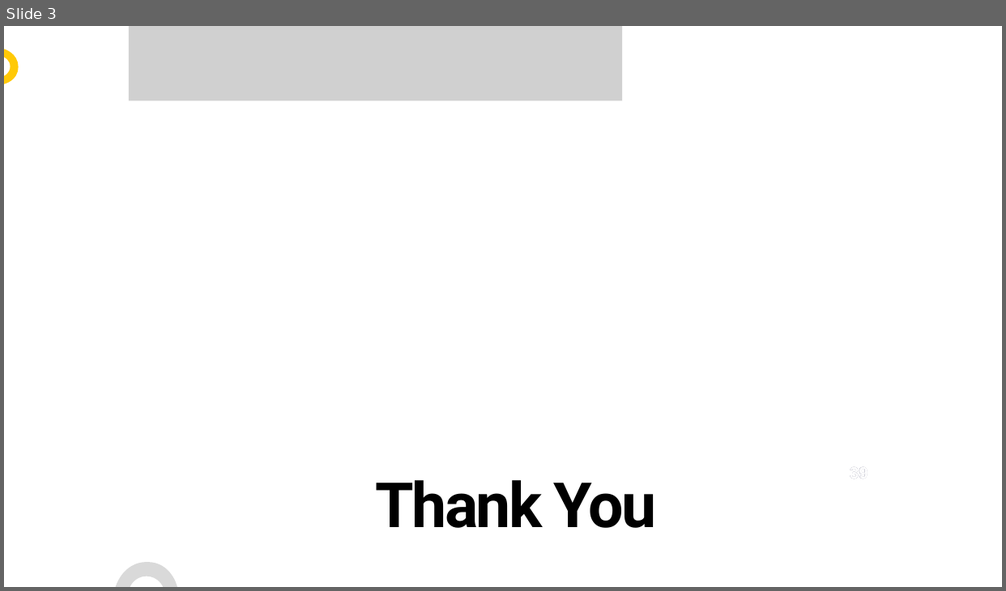
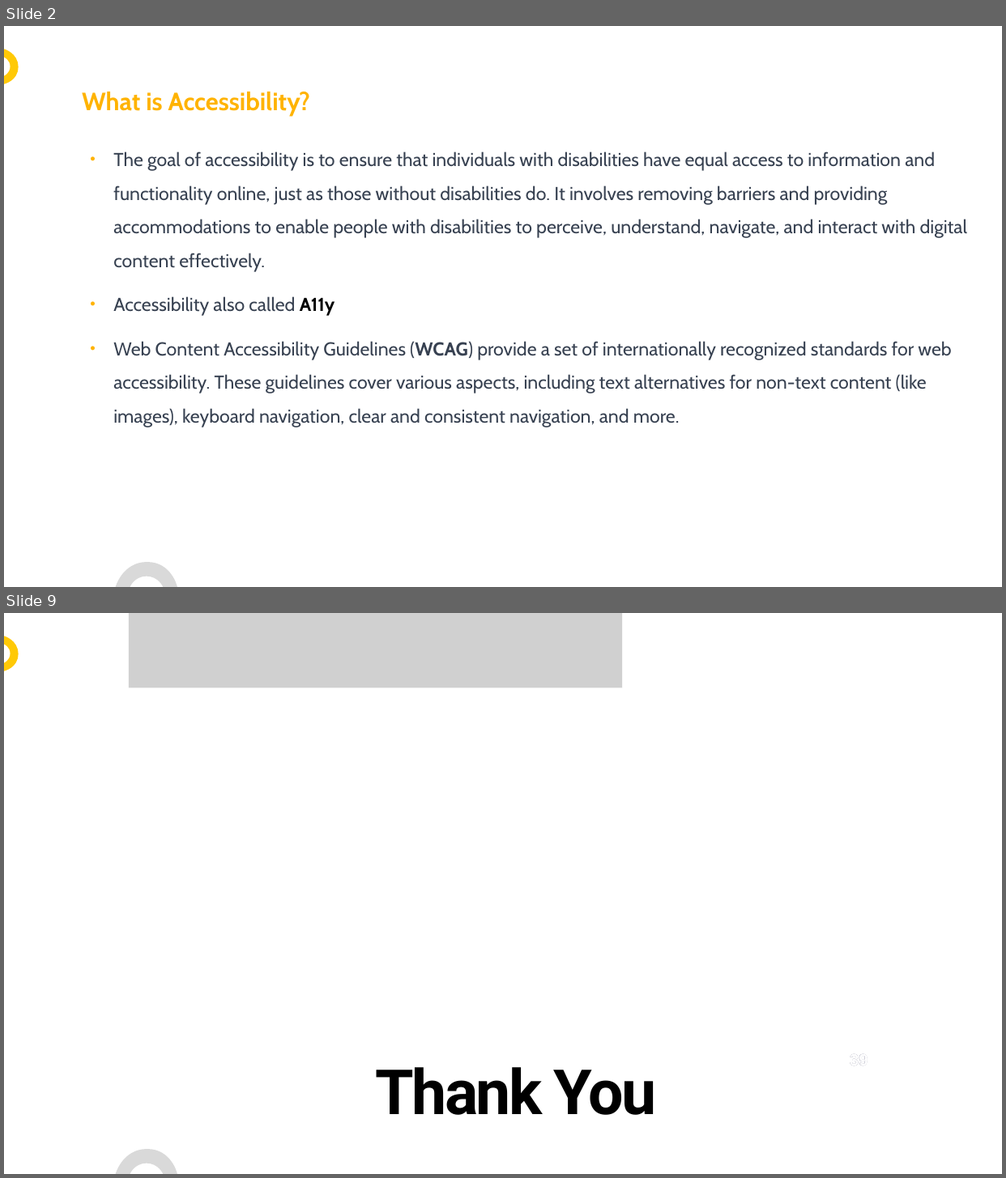
Before and after one commit to ervkgithub/web-accessibility, a slide deck: Acessibility.pptx. Shown one above the other, each under a label of ours: slide 3 before the commit, slides 2 and 9 after it; the slides between them are not shown. The pictures are 1006x591 and 1006x1178 pixels, drawn with LibreOffice and Linux fonts; fonts in the diff are those of the drawing; grey boxes stand for pictures; background and template pictures are left out. Boxes give left, top, right and bottom in pixels: in the first picture for what was removed or moved away, otherwise in the second. Text is boxed around its words. In the diff, an @@ line names an element or a change of style, - is before the commit and + after.

```diff
--- a/Acessibility.pptx
+++ b/Acessibility.pptx
@@ slide 2 added at box(4, 26, 1002, 587), background #FFFFFF; not listed: 2 template elements that a slide beside it also shows @@
@@ text added at box(82, 92, 310, 116), 24 pt, text #FFB300, bold @@
+What is Accessibility?
@@ text added at box(113, 152, 967, 428), 18 pt, text #374151 @@
+• The goal of accessibility is to ensure that individuals with disabilities have equal access to information and functionality online, just as those without disabilities do. It involves removing barriers and providing accommodations to enable people with disabilities to perceive, understand, navigate, and interact with digital content effectively.
+• Accessibility also called A11y
+• Web Content Accessibility Guidelines (WCAG) provide a set of internationally recognized standards for web accessibility. These guidelines cover various aspects, including text alternatives for non-text content (like images), keyboard navigation, clear and consistent navigation, and more.
@@ what was slide 3 is now slide 9 @@
```
Also in this commit, not shown: 1 slide changed, 6 other slides added, 1 slide removed, 2 other files.
